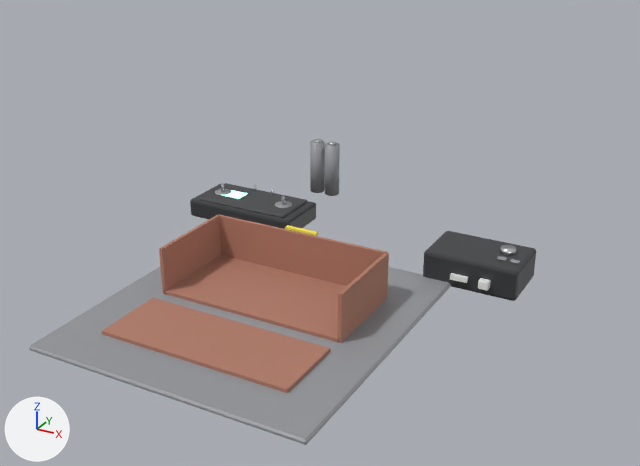
A saved change to the glTF model docs/models/step-05-power.glb.
One viewpoint serves both versions: a 50 mm camera at (0.465, -0.821, 0.465) aimed at (0.075, -0.112, 0.11). The lights are fixed; the arrows at lower left show +X, +Y and +Z. The first picture is the older version. Where no turn or scale is listed for an object, it has been applied to the vertices.

Script lines for the objects in view, before the commit:
```python
me_fire_extinguisher_body = bpy.data.meshes.new('fire_extinguisher_body')
me_fire_extinguisher_body.from_pydata(...)  # a 20-sided cylinder along z spanning x -0.04..0.04, y -0.04..0.04, z -0.15..0.15
me_fire_extinguisher_body.materials.append(mat_pcbred)  # red #9e3c3c
me_fire_extinguisher_head = bpy.data.meshes.new('fire_extinguisher_head')
me_fire_extinguisher_head.from_pydata(...)  # a 12-sided cylinder along z spanning x -0.015..0.015, y -0.015..0.015, z -0.02..0.02
me_fire_extinguisher_head.materials.append(mat_plasticblack)  # dark grey #3c3e40
me_fireproof_surface = bpy.data.meshes.new('fireproof_surface')
me_fireproof_surface.from_pydata(...)  # 24 vertices, 44 faces; spans x -0.16..0.16, y -0.17..0.17, z -0.003..0.003
me_fireproof_surface.materials.append(mat_plasticgrey)  # grey #95979b
ob_fire_extinguisher_body = bpy.data.objects.new('fire_extinguisher_body', me_fire_extinguisher_body)
ob_fire_extinguisher_body.location = (0.3, -0.13, 0.15)
ob_fire_extinguisher_body.scale = (0.001, 0.001, 0.001)
ob_fire_extinguisher_head = bpy.data.objects.new('fire_extinguisher_head', me_fire_extinguisher_head)
ob_fire_extinguisher_head.location = (0.3, -0.13, 0.32)
ob_fire_extinguisher_head.scale = (0.001, 0.001, 0.001)
ob_fireproof_surface = bpy.data.objects.new('fireproof_surface', me_fireproof_surface)
ob_fireproof_surface.location = (0.0, -0.12, 0.003)
# also in view: 'charger_body' at (0.18, 0.08, 0.019); 'cell_18650_1' at (-0.03, 0.11, 0.09); 'bag_wall_back' at (0.0, -0.025, 0.034); 'radio_face' at (-0.15, 0.11, 0.026); 'bag_wall_left' at (-0.11, -0.08, 0.034)
```
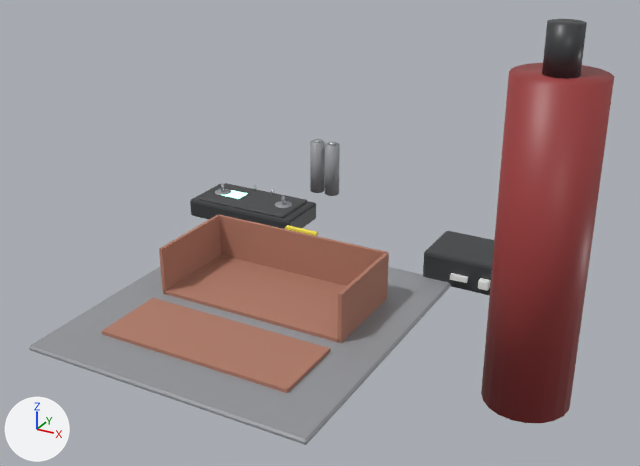
Where the change shows, as pixel boxes (x1, y1, x2, y2) in the pictures (640 x 466 px):
'fire_extinguisher_body', rescaled (not visible before)
    after: (481, 63, 614, 423)
'fire_extinguisher_head', rescaled (not visible before)
    after: (542, 19, 587, 79)

What changed in the scene script:
```text
Change ob_fire_extinguisher_body:
    ob_fire_extinguisher_body.scale: (0.001, 0.001, 0.001) -> (1.0, 1.0, 1.0)
Change ob_fire_extinguisher_head:
    ob_fire_extinguisher_head.scale: (0.001, 0.001, 0.001) -> (1.0, 1.0, 1.0)
```
